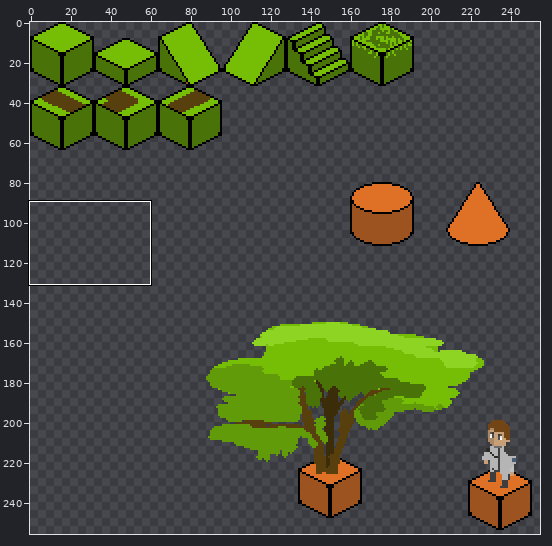
Sprite sheet -- Nonsensical-Scene/2D-Iso/Art/isometric-tile-nature.png. Above, an overview of the earlier version with the close-up marked.
Close-up. Old version:
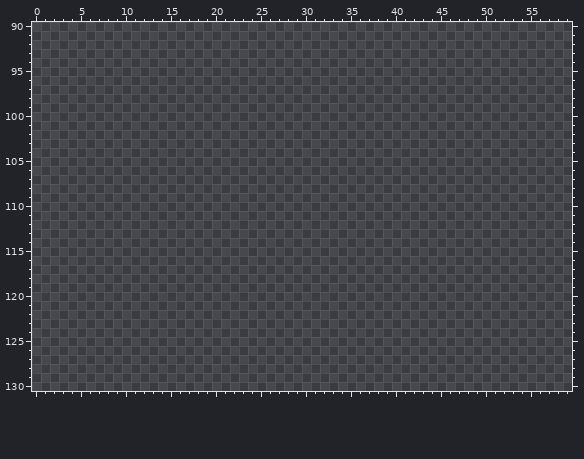
The file is 256x256 pixels. Shown: x 0..59, y 90..130. The wide view leaves out empty margins. The commit also changed other parts of the picture, which this record leaves out.
And afterwards:
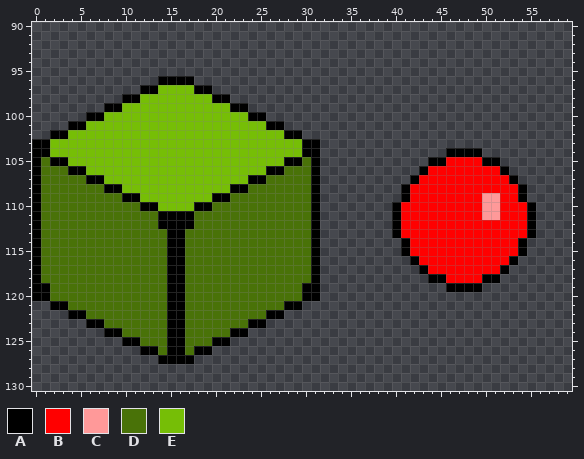
Palette (. is transparent): A #000000  B #ff0000  C #ff9999  D #497208  E #76be06
Diff:
The author put colour A in row 96 at x 14 to 17; in row 97 at x 12 to 13 and 18 to 19; in row 98 at x 10 to 11 and 20 to 21; in row 99 at x 8 to 9 and 22 to 23; in row 100 at x 6 to 7 and 24 to 25; in row 101 at x 4 to 5 and 26 to 27.
The author put colour A in row 102 at x 2 to 3 and 28 to 29; in row 103 at x 0 to 1 and 30 to 31; in row 104 at x 0 to 1, 30 to 31 and 46 to 49; in row 105 at x 0, 2 to 3, 28 to 29, 31, 44 to 45 and 50 to 51; in row 106 at x 0, 4 to 5, 26 to 27, 31, 43 and 52; in row 107 at x 0, 6 to 7, 24 to 25, 31, 42 and 53.
The author put colour A in row 108 at x 0, 8 to 9, 22 to 23, 31, 41 and 54; in row 109 at x 0, 10 to 11, 20 to 21, 31, 41 and 54; in row 110 at x 0, 12 to 13, 18 to 19, 31, 40 and 55; in rows 111 to 112 at x 0, 14 to 17, 31, 40 and 55; in row 113 at x 0, 15 to 16, 31, 40 and 55; in rows 114 to 115 at x 0, 15 to 16, 31, 41 and 54.
The author put colour A in row 116 at x 0, 15 to 16, 31, 42 and 53; in row 117 at x 0, 15 to 16, 31, 43 and 52; in row 118 at x 0, 15 to 16, 31, 44 to 45 and 50 to 51; in row 119 at x 0 to 1, 15 to 16, 30 to 31 and 46 to 49; in row 120 at x 0 to 1, 15 to 16 and 30 to 31; in row 121 at x 2 to 3, 15 to 16 and 28 to 29.
The author put colour A in row 122 at x 4 to 5, 15 to 16 and 26 to 27; in row 123 at x 6 to 7, 15 to 16 and 24 to 25; in row 124 at x 8 to 9, 15 to 16 and 22 to 23; in row 125 at x 10 to 11, 15 to 16 and 20 to 21; in row 126 at x 12 to 13, 15 to 16 and 18 to 19; in row 127 at x 14 to 17.
The author put colour B in row 105 at x 46 to 49; in row 106 at x 44 to 51; in row 107 at x 43 to 52; in row 108 at x 42 to 53; in row 109 at x 42 to 49 and 52 to 53; in rows 110 to 111 at x 41 to 49 and 52 to 54.
The author put colour B in rows 112 to 113 at x 41 to 54; in rows 114 to 115 at x 42 to 53; in row 116 at x 43 to 52; in row 117 at x 44 to 51; in row 118 at x 46 to 49.
The author put colour C in rows 109 to 111 at x 50 to 51.
The author put colour D in row 105 at x 1 and 30; in row 106 at x 1 to 3 and 28 to 30; in row 107 at x 1 to 5 and 26 to 30; in row 108 at x 1 to 7 and 24 to 30; in row 109 at x 1 to 9 and 22 to 30; in row 110 at x 1 to 11 and 20 to 30.
The author put colour D in rows 111 to 112 at x 1 to 13 and 18 to 30; in rows 113 to 118 at x 1 to 14 and 17 to 30; in rows 119 to 120 at x 2 to 14 and 17 to 29; in row 121 at x 4 to 14 and 17 to 27; in row 122 at x 6 to 14 and 17 to 25; in row 123 at x 8 to 14 and 17 to 23.
The author put colour D in row 124 at x 10 to 14 and 17 to 21; in row 125 at x 12 to 14 and 17 to 19; in row 126 at x 14 and 17.
The author put colour E in row 97 at x 14 to 17; in row 98 at x 12 to 19; in row 99 at x 10 to 21; in row 100 at x 8 to 23; in row 101 at x 6 to 25; in row 102 at x 4 to 27.
The author put colour E in rows 103 to 104 at x 2 to 29; in row 105 at x 4 to 27; in row 106 at x 6 to 25; in row 107 at x 8 to 23; in row 108 at x 10 to 21; in row 109 at x 12 to 19.
The author put colour E in row 110 at x 14 to 17.
